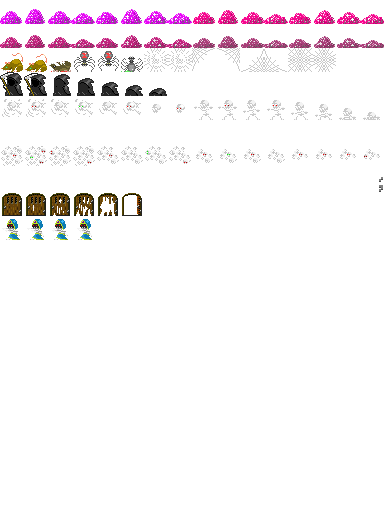
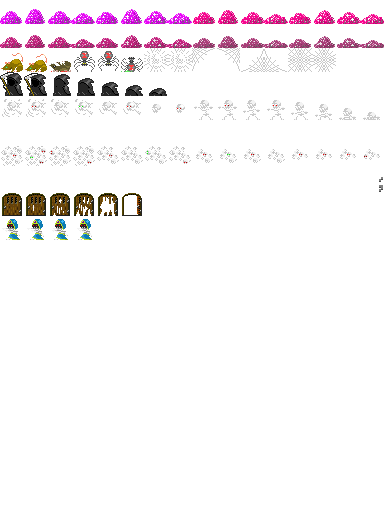
Layer changes from the first w=384, h=512 image to the second:
painted on "r" over box(83, 53, 134, 70)
